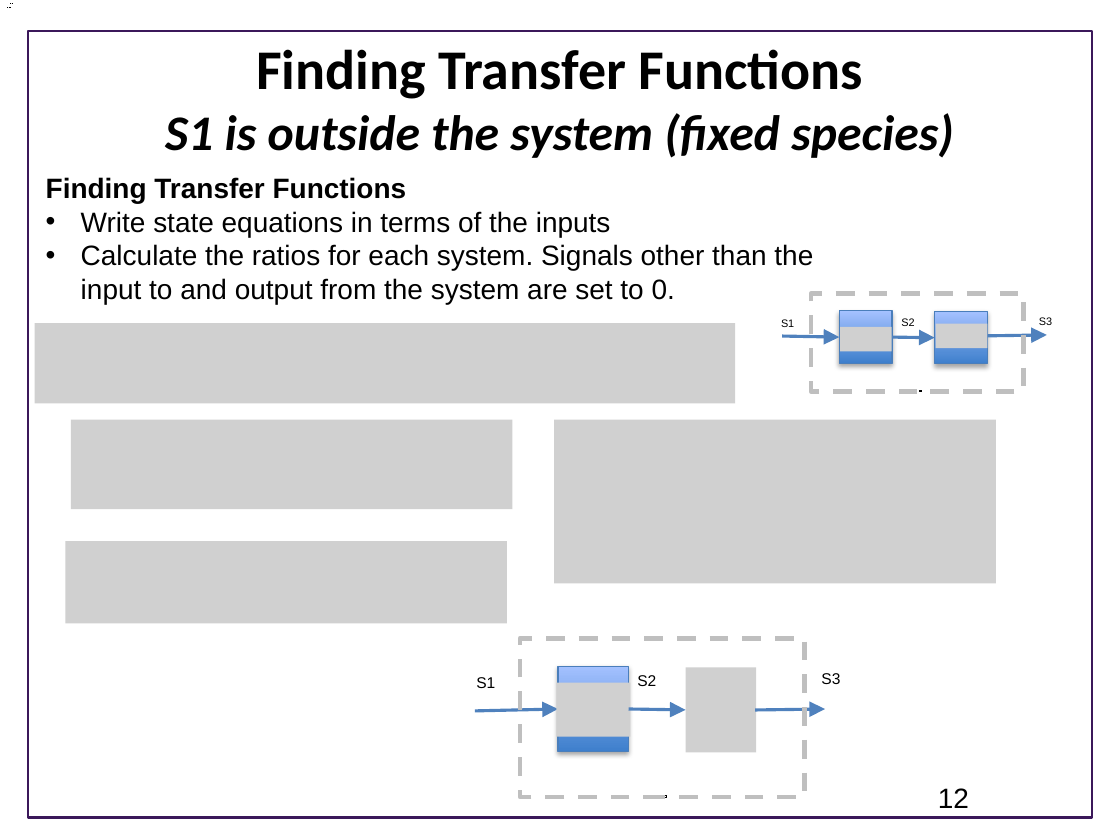
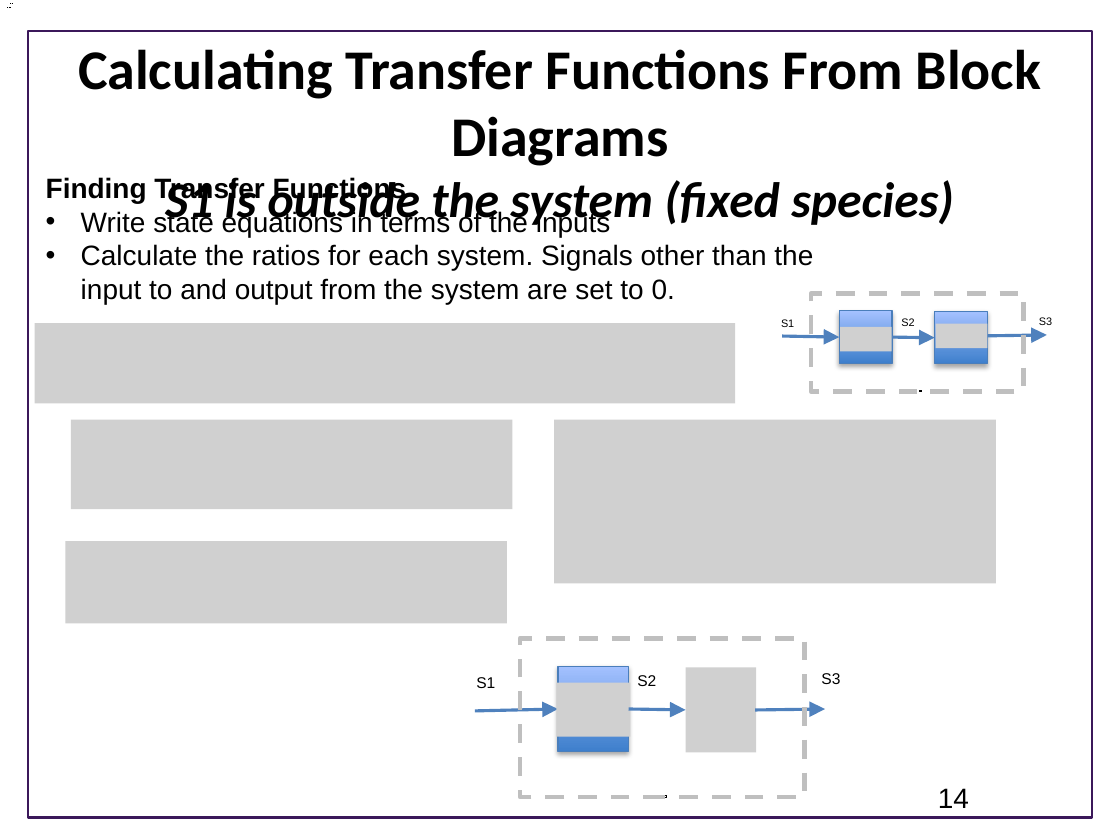
Before and after one commit to joseph-hellerstein/advanced-controls-lectures, a slide deck: slide 14 of Lecture_8-Analysis-Using-Block-Diagrams/Analysis-Using-Block-Diagrams.pptx (slide 12 before the commit). Drawn at 1120x840 pixels with LibreOffice and Linux fonts; fonts in the diff are those of the drawing; grey boxes stand for pictures; background and template pictures are left out. Boxes give left, top, right and bottom in pixels: in the first picture for what was removed or moved away, otherwise in the second. Text is boxed around its words. In the diff, an @@ line names an element or a change of style, - is before the commit and + after.

Commit message:
Updated

```diff
--- a/Lecture_8-Analysis-Using-Block-Diagrams/Analysis-Using-Block-Diagrams.pptx
+++ b/Lecture_8-Analysis-Using-Block-Diagrams/Analysis-Using-Block-Diagrams.pptx
@@ title at box(78, 49, 1041, 229): text changed; size 32 to 36 pt; italic off @@
-Finding Transfer Functions
-S1 is outside the system (fixed species)
+Calculating Transfer Functions From Block Diagrams
+S1 is outside the system (fixed species)
@@ page number at box(938, 788, 969, 808): text changed @@
-12
+14
```
Also in this commit, not shown: 10 other slides changed, 2 slides added, 1 slide removed.
